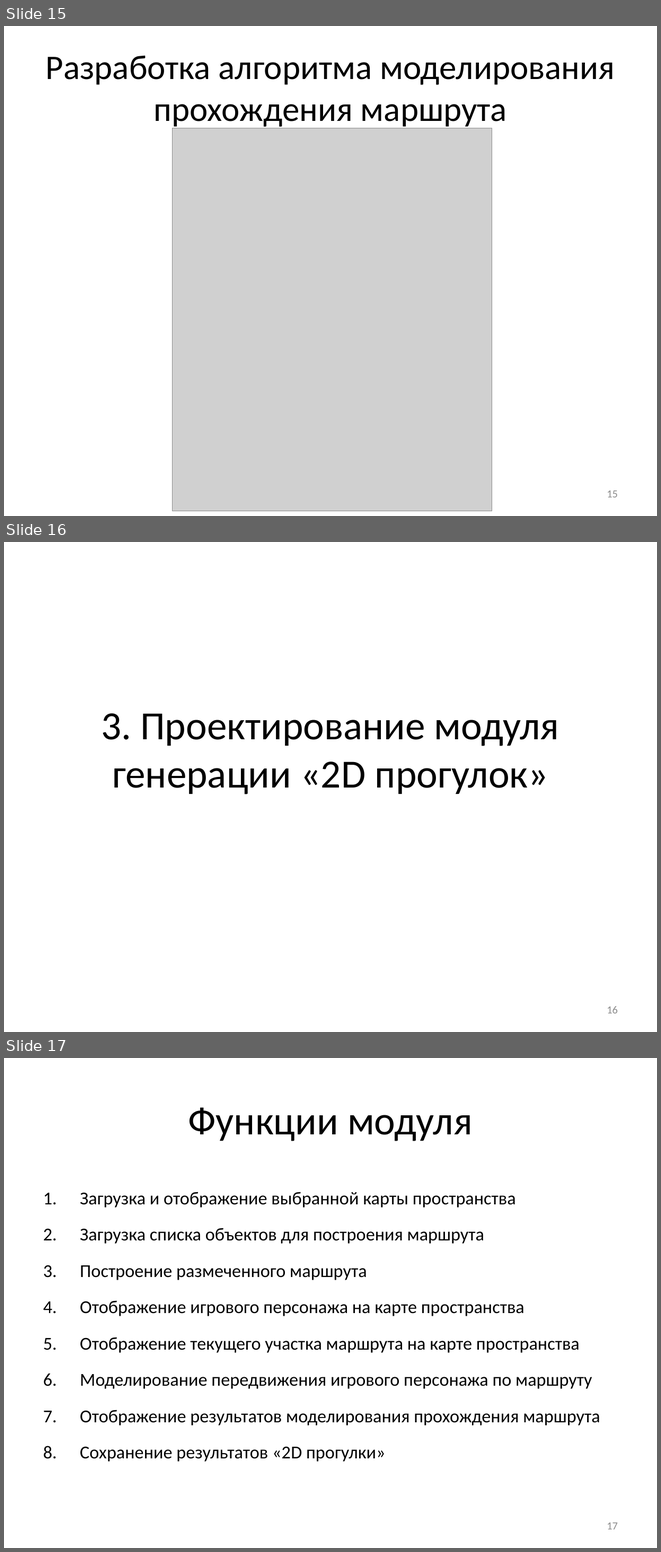
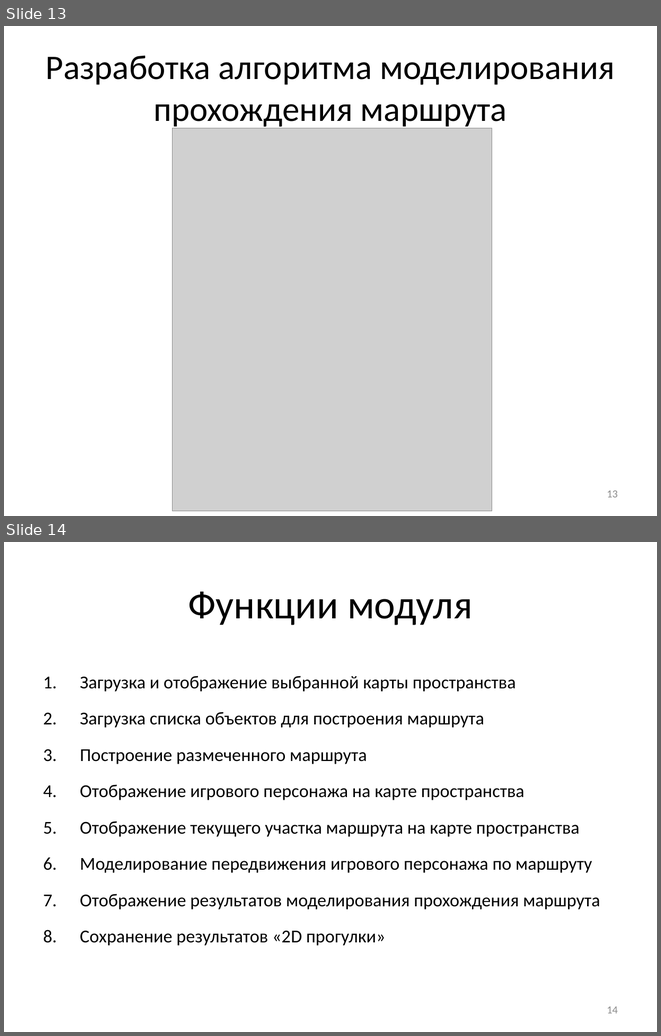
Before and after one commit to Dormou/2D-walkthrough-module, a slide deck: Documents/ВКРБ Волосникова И.А. ИВТ-465.pptx. Shown one above the other, each under a label of ours: slides 15, 16 and 17 before the commit, slides 13 and 14 after it. The pictures are 661x1552 and 661x1036 pixels, drawn with LibreOffice and Linux fonts; fonts in the diff are those of the drawing; grey boxes stand for pictures. Boxes give left, top, right and bottom in pixels: in the first picture for what was removed or moved away, otherwise in the second. Text is boxed around its words. In the diff, an @@ line names an element or a change of style, - is before the commit and + after.

```diff
--- a/Documents/ВКРБ Волосникова И.А. ИВТ-465.pptx
+++ b/Documents/ВКРБ Волосникова И.А. ИВТ-465.pptx
@@ slide 16 removed at [4, 542, 657, 1032], background #FFFFFF @@
@@ title removed at [101, 713, 559, 794] @@
-3. Проектирование модуля генерации «2D прогулок»
@@ page number removed at [607, 1006, 618, 1013] @@
-16
@@ what was slide 15 is now slide 13 @@
@@ page number at [607, 490, 618, 497]: text changed @@
-15
+13
@@ what was slide 17 is now slide 14 @@
@@ page number at [607, 1006, 618, 1013]: text changed @@
-17
+14
```
Also in this commit, not shown: 3 other slides removed, 17 other files.
